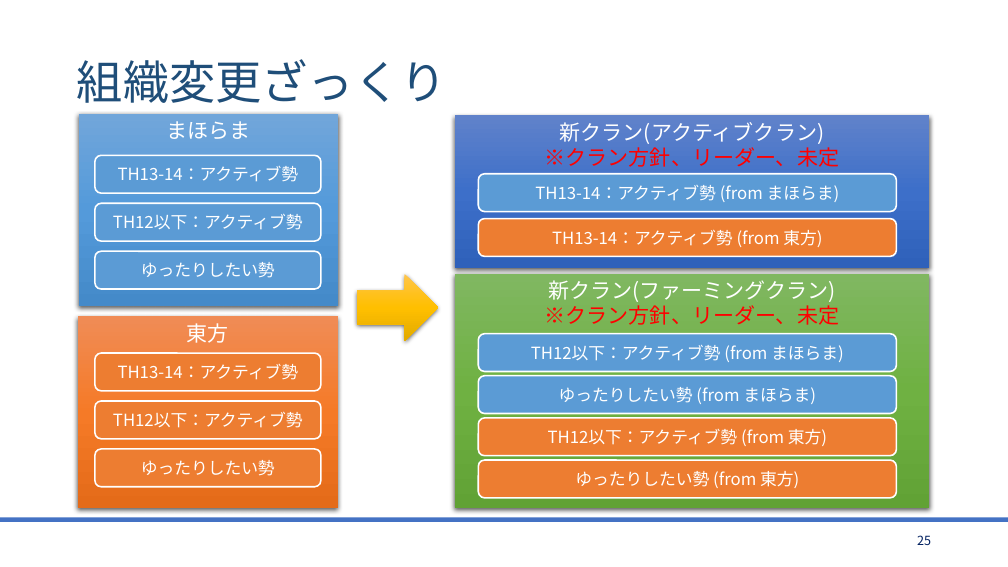
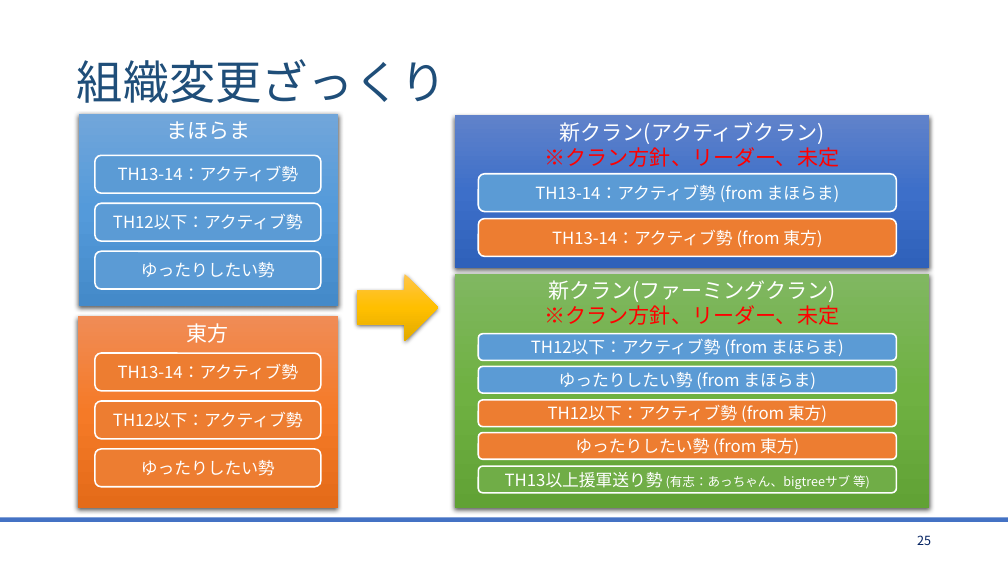
Before and after one commit to bigtreeCoC/documents, a slide deck: slide 25 of 東方とまほらまの今後について.pptx. Drawn at 1008x567 pixels with LibreOffice and Linux fonts; fonts in the diff are those of the drawing. Boxes give left, top, right and bottom in pixels: in the first picture for what was removed or moved away, otherwise in the second. Text is boxed around its words. In the diff, an @@ line names an element or a change of style, - is before the commit and + after.

```diff
--- a/東方とまほらまの今後について.pptx
+++ b/東方とまほらまの今後について.pptx
@@ rounded rectangle "TH12以下：アクティブ勢 (from まほらま)": place and size @@
-rounded rectangle "TH12以下：アクティブ勢 (from まほらま)" at <box>479,333,897,371</box>
+rounded rectangle "TH12以下：アクティブ勢 (from まほらま)" at <box>479,333,897,360</box>
@@ rounded rectangle "ゆったりしたい勢 (from まほらま)": place and size @@
-rounded rectangle "ゆったりしたい勢 (from まほらま)" at <box>479,376,897,414</box>
+rounded rectangle "ゆったりしたい勢 (from まほらま)" at <box>479,367,897,393</box>
@@ rounded rectangle "TH12以下：アクティブ勢 (from 東方)": place and size @@
-rounded rectangle "TH12以下：アクティブ勢 (from 東方)" at <box>479,418,897,456</box>
+rounded rectangle "TH12以下：アクティブ勢 (from 東方)" at <box>479,400,897,426</box>
@@ rounded rectangle "ゆったりしたい勢 (from 東方)": place and size @@
-rounded rectangle "ゆったりしたい勢 (from 東方)" at <box>479,461,897,498</box>
+rounded rectangle "ゆったりしたい勢 (from 東方)" at <box>479,433,897,459</box>
@@ rounded rectangle added at <box>479,467,897,493</box>, fill #70AD47, outline #FFFFFF 1.5 pt, 12 pt, text #FFFFFF @@
+TH13以上援軍送り勢 (有志：あっちゃん、bigtreeサブ 等)
```
Also in this commit, not shown: 1 other file.
